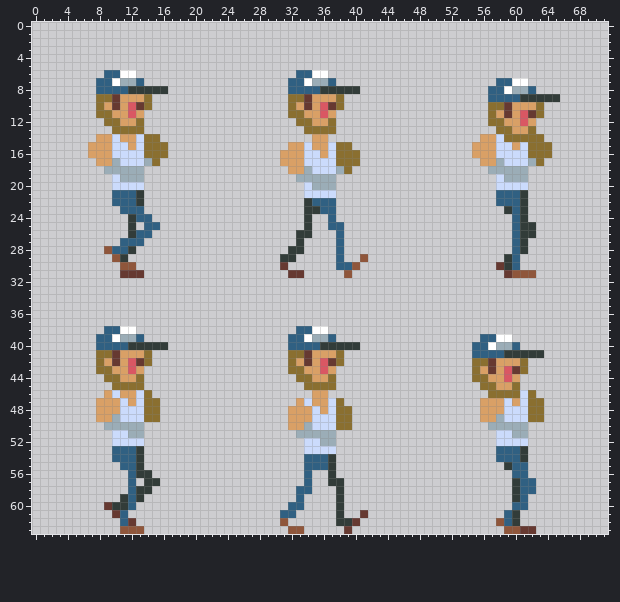
Sprite sheet, stored at Assets/Art/MoverA/MoverAWalk.png. Above: the version before the commit.
The file is 72x64 pixels.
After the commit:
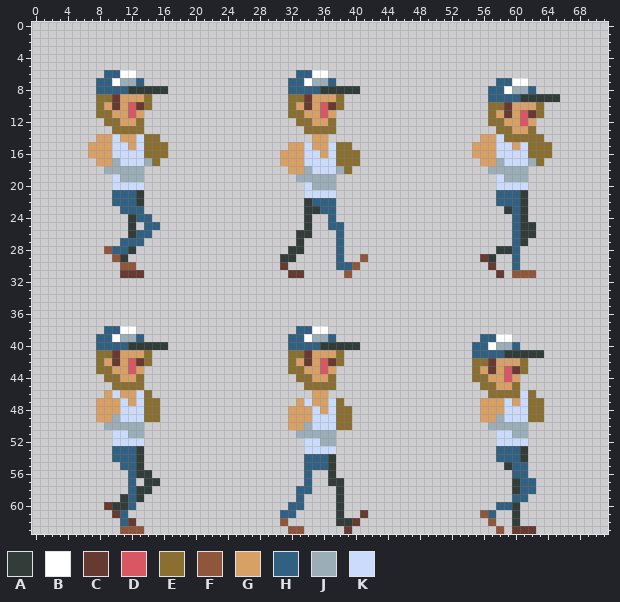
Palette (. is transparent): A #323c39  B #ffffff  C #663931  D #d95763  E #8a6f30  F #8f563b  G #d9a066  H #306082  J #9badb7  K #cbdbfc
Message: Updated walk cycle plus added MoverB
Diff:
Changed rows in their new state; - is an unchanged pixel.
first column x 56:
28 --AA-.
29 CA-.--
30 -C..--
31 --C.--
first column x 56:
59 ----H-
60 --HHA.
61 FH-.--
62 -F..--
63 --F.C-
